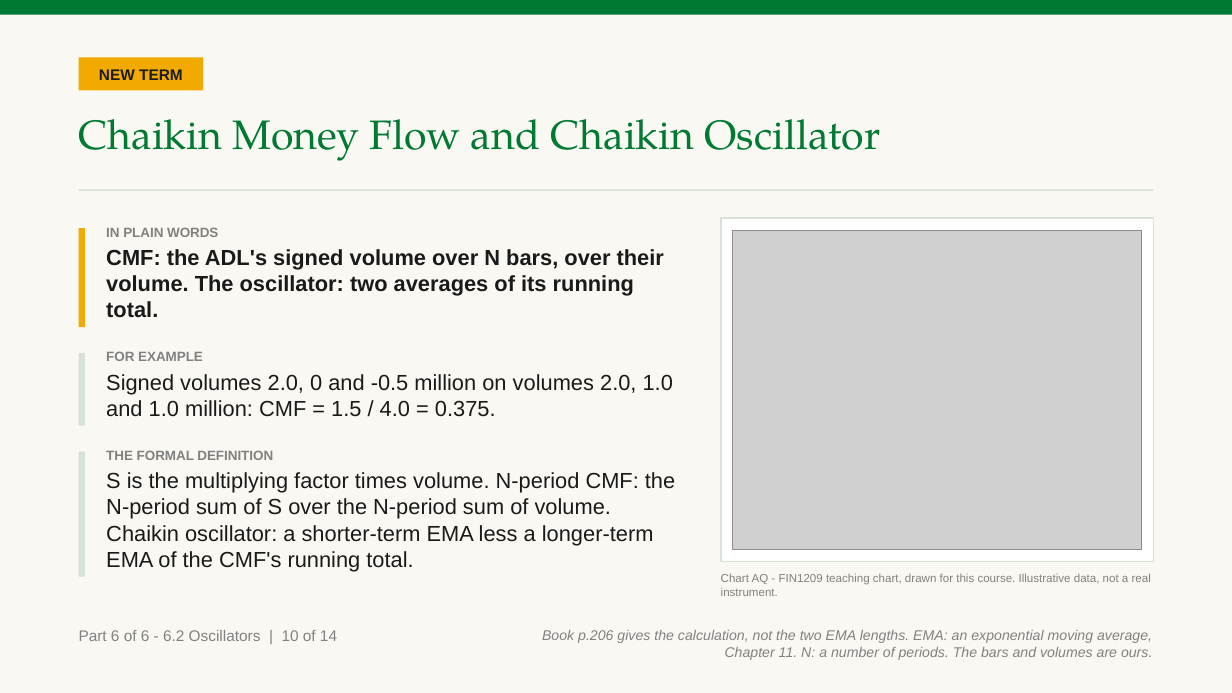
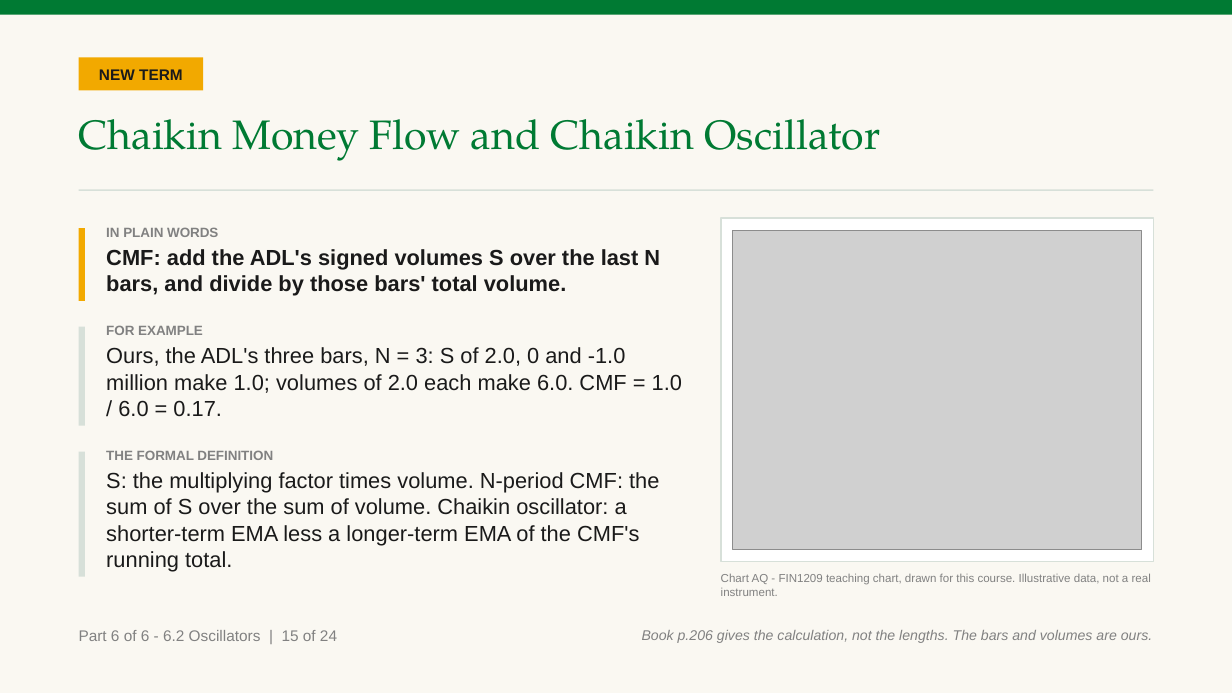
Before and after one commit to benjiesotelo-sudo/Telos_FIN1209, a slide deck: slide 158 of chapter-06/FIN1209-Chapter-06.pptx (slide 153 before the commit). Drawn at 1232x693 pixels with LibreOffice and Linux fonts; fonts in the diff are those of the drawing; grey boxes stand for pictures. Boxes give left, top, right and bottom in pixels: in the first picture for what was removed or moved away, otherwise in the second. Text is boxed around its words. In the diff, an @@ line names an element or a change of style, - is before the commit and + after.

```diff
--- a/chapter-06/FIN1209-Chapter-06.pptx
+++ b/chapter-06/FIN1209-Chapter-06.pptx
@@ rectangle: place and size @@
-rectangle at [79, 228, 85, 327]
+rectangle at [79, 228, 85, 301]
@@ text at [106, 249, 660, 296]: text changed @@
-CMF: the ADL's signed volume over N bars, over their volume. The oscillator: two averages of its running total.
+CMF: add the ADL's signed volumes S over the last N bars, and divide by those bars' total volume.
@@ rectangle: place and size @@
-rectangle at [79, 353, 85, 426]
+rectangle at [79, 327, 85, 426]
@@ text "FOR EXAMPLE": place and size @@
-text "FOR EXAMPLE" at [106, 351, 673, 417]
+text "FOR EXAMPLE" at [106, 325, 682, 417]
@@ text at [106, 347, 682, 417]: text changed @@
-Signed volumes 2.0, 0 and -0.5 million on volumes 2.0, 1.0 and 1.0 million: CMF = 1.5 / 4.0 = 0.375.
+Ours, the ADL's three bars, N = 3: S of 2.0, 0 and -1.0 million make 1.0; volumes of 2.0 each make 6.0. CMF = 1.0 / 6.0 = 0.17.
@@ text at [106, 472, 659, 572]: text changed @@
-S is the multiplying factor times volume. N-period CMF: the N-period sum of S over the N-period sum of volume. Chaikin oscillator: a shorter-term EMA less a longer-term EMA of the CMF's running total.
+S: the multiplying factor times volume. N-period CMF: the sum of S over the sum of volume. Chaikin oscillator: a shorter-term EMA less a longer-term EMA of the CMF's running total.
@@ text at [79, 630, 337, 641]: text changed @@
-Part 6 of 6 - 6.2 Oscillators | 10 of 14
+Part 6 of 6 - 6.2 Oscillators | 15 of 24
@@ text at [642, 630, 1152, 643]: text changed @@
-Book p.206 gives the calculation, not the two EMA lengths. EMA: an exponential moving average, Chapter 11. N: a number of periods. The bars and volumes are ours.
+Book p.206 gives the calculation, not the lengths. The bars and volumes are ours.
```
Also in this commit, not shown: 16 other slides changed, 14 slides added, 3 other files.
